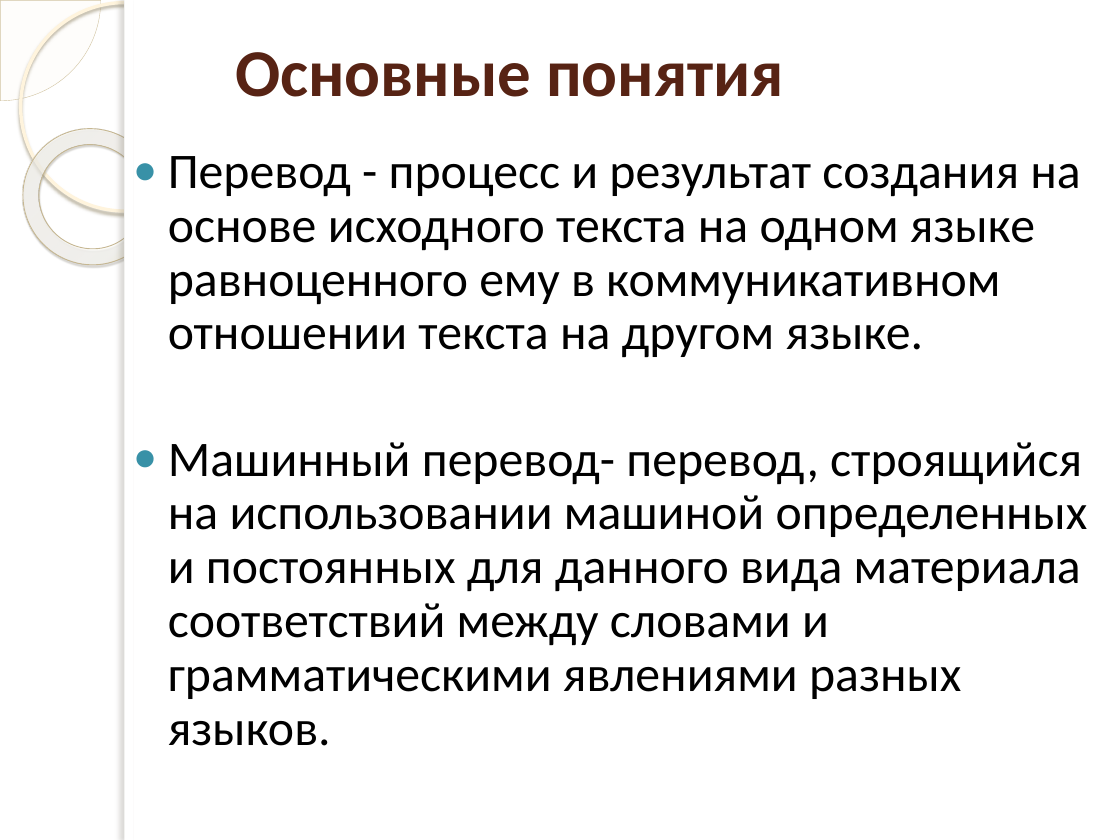
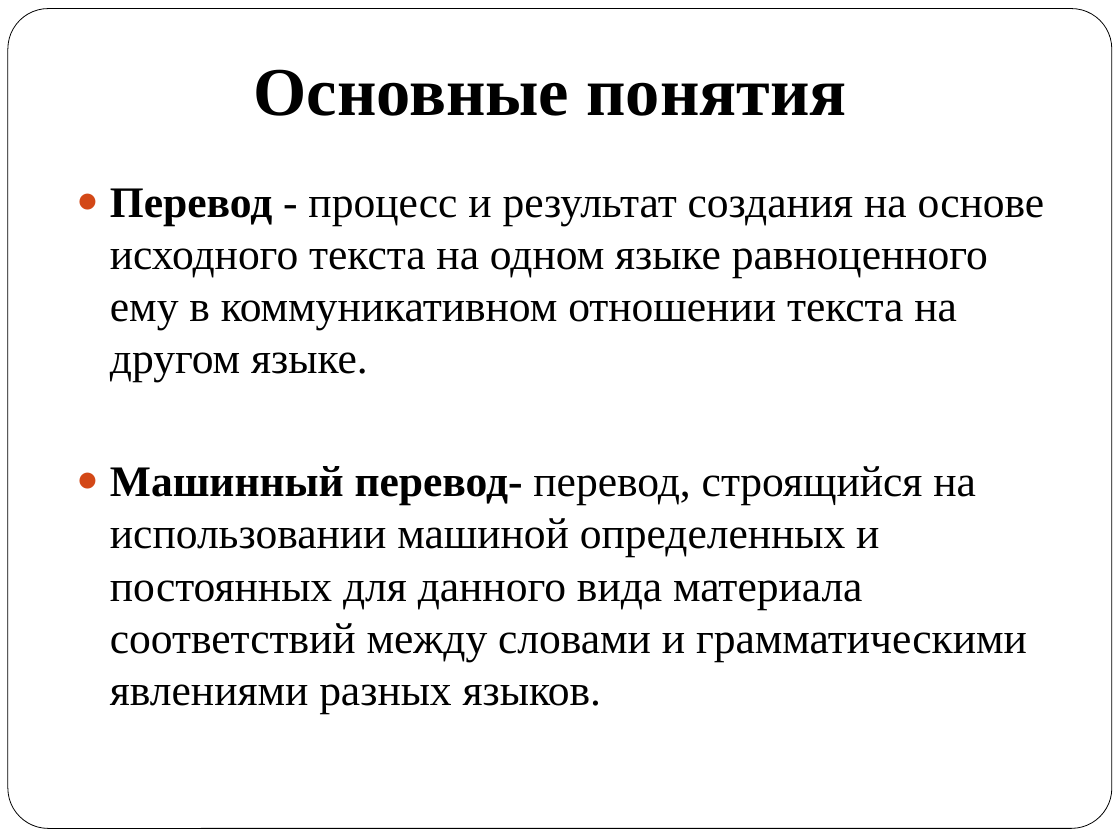
Before and after one commit to AnnaOnuchina/-, a slide deck: slide 3 of Курсовая Машинный перевод.pptx. Drawn at 1120x840 pixels with LibreOffice and Linux fonts; fonts in the diff are those of the drawing; background and template pictures are left out. Boxes give left, top, right and bottom in pixels: in the first picture for what was removed or moved away, otherwise in the second. Text is boxed around its words. In the diff, an @@ line names an element or a change of style, - is before the commit and + after.

```diff
--- a/Курсовая Машинный перевод.pptx
+++ b/Курсовая Машинный перевод.pptx
@@ pie slice (boxed as its full ellipse) removed at (0, 0, 101, 101) @@
@@ rounded rectangle added at (8, 9, 1112, 829), fill #FFFFFF, outline #000000 0.5 pt @@
@@ ellipse removed at (20, 2, 228, 211) @@
@@ rectangle removed at (124, 0, 1120, 840) @@
@@ rectangle removed at (124, 0, 133, 840) @@
@@ title "Основные понятия": place and size @@
-title "Основные понятия" at (235, 52, 784, 97)
+title "Основные понятия" at (254, 69, 846, 116)
@@ title "Основные понятия" at (254, 69, 846, 116): size 43 to 44 pt, font Calibri to Times New Roman, text colour #572314 to #000000; vertical alignment middle to bottom @@
@@ donut removed at (0, 101, 187, 292) @@
@@ text "Перевод - процесс и результат ...": place and size @@
-text "Перевод - процесс и результат ..." at (168, 156, 1088, 746)
+text "Перевод - процесс и результат ..." at (110, 188, 1045, 714)
@@ text "Перевод - процесс и результат ..." at (110, 188, 1045, 714): size 32 to 28 pt, font Calibri to Times New Roman; bold on in "Перевод", "Машинный перевод-"; indent changed; line spacing 0.9 to 1; bullet colour #3891A7 to #D34817 @@
```
Also in this commit, not shown: 12 other slides changed.
